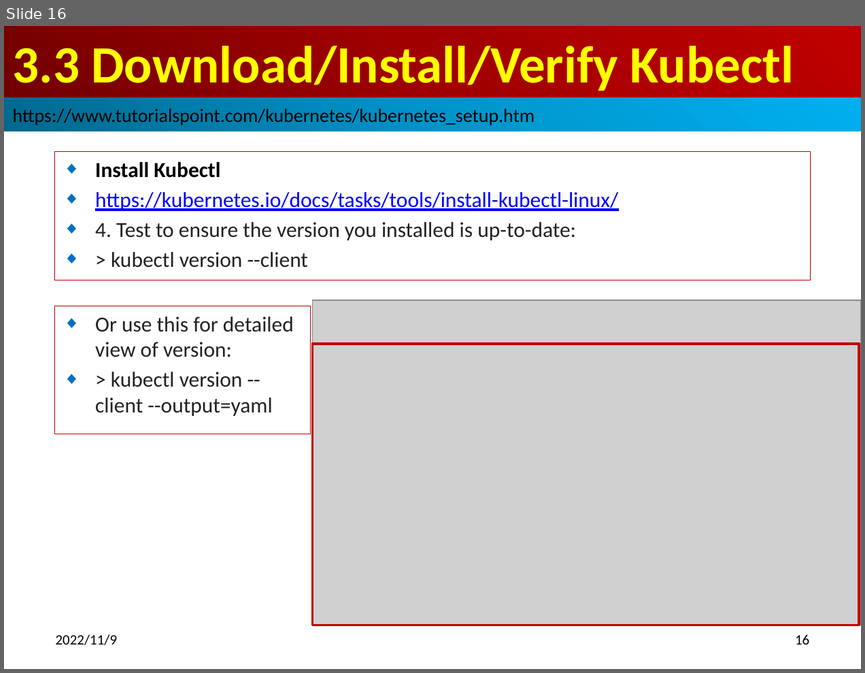
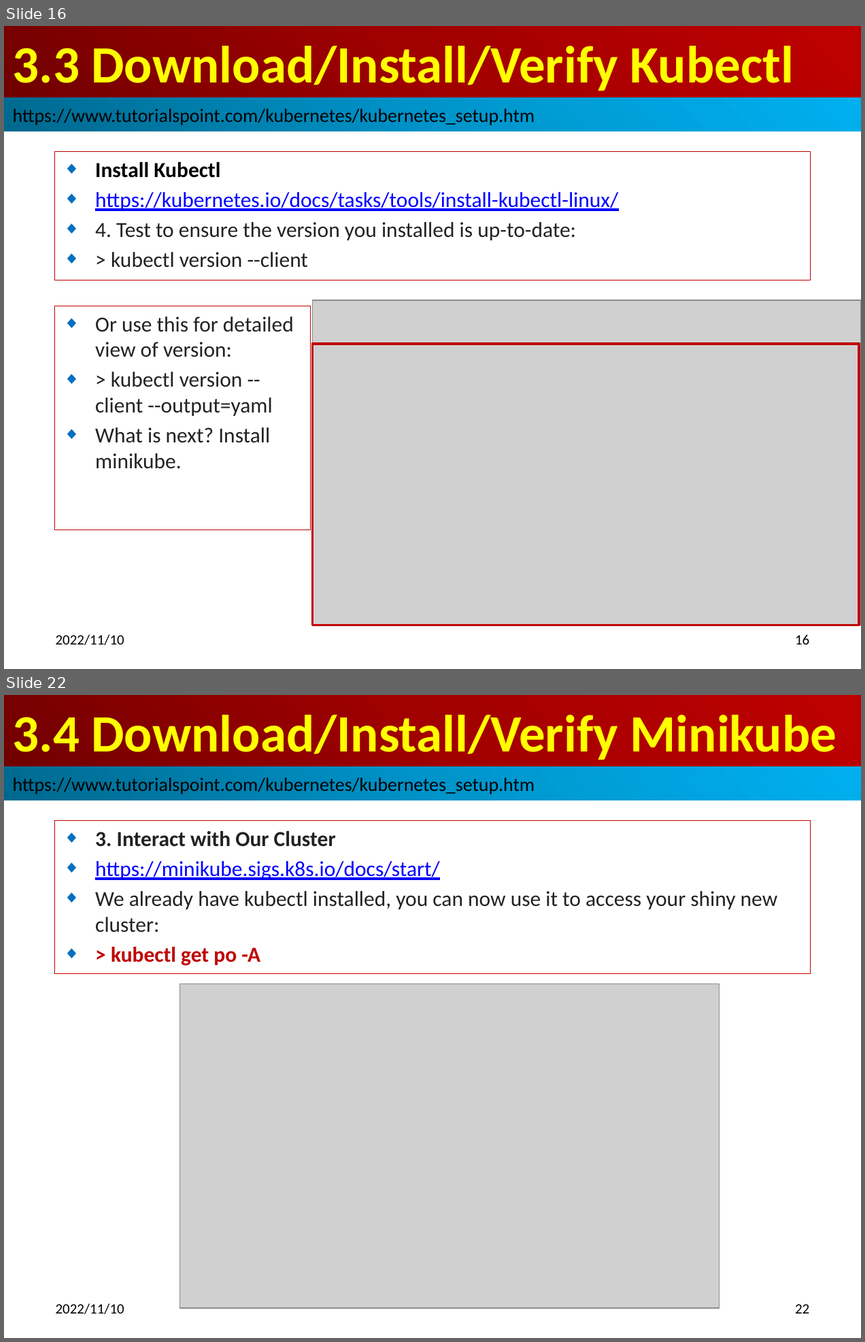
Before and after one commit to peterhchen/910_Kubernetes_TP_IO, a slide deck: 004_KubernetesSetup.pptx. Shown one above the other, each under a label of ours: slide 16 before the commit, slides 16 and 22 after it; the slides between them are not shown. The pictures are 865x673 and 865x1342 pixels, drawn with LibreOffice and Linux fonts; fonts in the diff are those of the drawing; grey boxes stand for pictures. Boxes give left, top, right and bottom in pixels: in the first picture for what was removed or moved away, otherwise in the second. Text is boxed around its words. In the diff, an @@ line names an element or a change of style, - is before the commit and + after.

```diff
--- a/004_KubernetesSetup.pptx
+++ b/004_KubernetesSetup.pptx
@@ slide 22 added at <box>4,695,861,1338</box>, background #FFFFFF @@
@@ title added at <box>4,695,861,767</box>, fill gradient #720000 to #A20000 to #C00000, 44 pt, text #FFFF00, bold @@
+3.4 Download/Install/Verify Minikube
@@ rectangle added at <box>4,767,861,800</box>, fill gradient #00688E to #0094CA to #00B0F0, 16 pt, text #000000 @@
+https://www.tutorialspoint.com/kubernetes/kubernetes_setup.htm
@@ subtitle added at <box>54,821,810,974</box>, outline #C00000 0.75 pt, 18 pt, text #222222 @@
+◆ 3. Interact with Our Cluster
+◆ https://minikube.sigs.k8s.io/docs/start/
+◆ We already have kubectl installed, you can now use it to access your shiny new cluster:
+◆ > kubectl get po -A
@@ picture added at <box>179,984,719,1308</box> @@
@@ text added at <box>56,1303,124,1314</box>, 12 pt, text #000000 @@
+2022/11/10
@@ page number added at <box>795,1304,809,1313</box>, 12 pt, text #000000 @@
+22
@@ slide 16 changed as well @@
@@ rectangle "Or use this for detailed ...": place and size @@
-rectangle "Or use this for detailed ..." at <box>54,305,311,434</box>
+rectangle "Or use this for detailed ..." at <box>54,305,311,529</box>
@@ text in rectangle at <box>95,427,270,469</box>: paragraph added @@
+◆ What is next? Install minikube.
@@ text at <box>56,634,124,645</box>: text changed @@
-2022/11/9
+2022/11/10
```
Also in this commit, not shown: 16 other slides changed, 23 other slides added.
